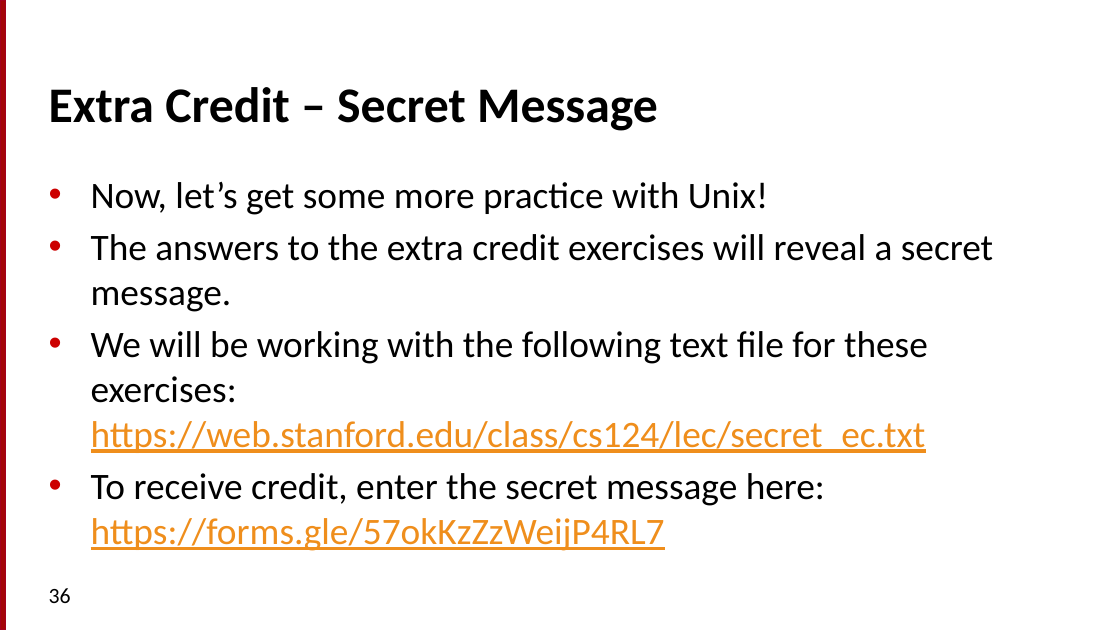
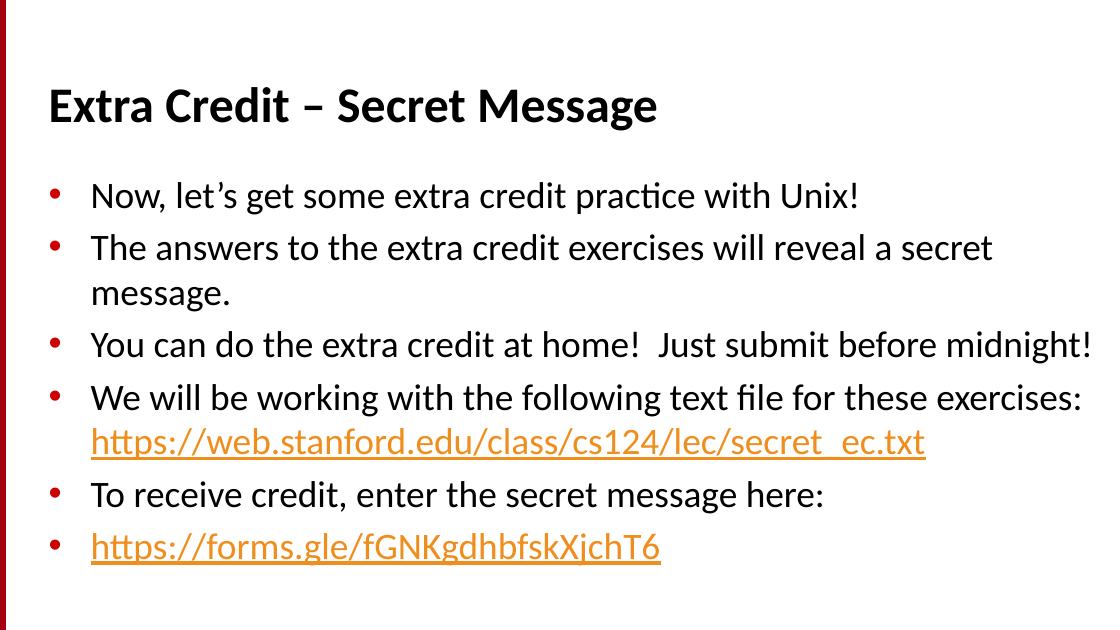
Before and after one commit to cs124/labs, a slide deck: slide 34 of Lab1_UnixForPoets.pptx (slide 36 before the commit). Drawn at 1120x630 pixels with LibreOffice and Linux fonts; fonts in the diff are those of the drawing. Boxes give left, top, right and bottom in pixels: in the first picture for what was removed or moved away, otherwise in the second. Text is boxed around its words. In the diff, an @@ line names an element or a change of style, - is before the commit and + after.

```diff
--- a/Lab1_UnixForPoets.pptx
+++ b/Lab1_UnixForPoets.pptx
@@ text at [91,181,860,215]: text changed @@
-• Now, let’s get some more practice with Unix!
+• Now, let’s get some extra credit practice with Unix!
@@ text at [91,331,1094,364]: paragraph added @@
+• You can do the extra credit at home! Just submit before midnight!
@@ text at [91,481,825,566]: text changed @@
-• To receive credit, enter the secret message here: https://forms.gle/57okKzZzWeijP4RL7
+• To receive credit, enter the secret message here:
+• https://forms.gle/fGNKgdhbfskXjchT6
@@ page number removed at [49,588,71,603] @@
-36
```
Also in this commit, not shown: 24 other slides changed, 12 slides added, 14 slides removed, 1 other file.
